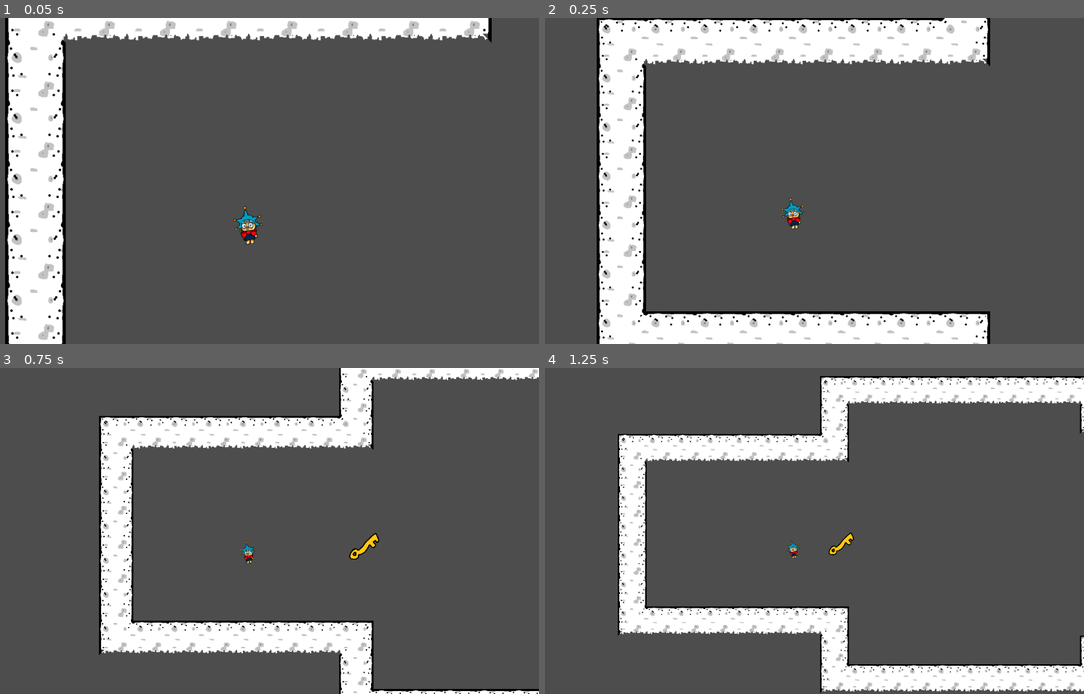
Above: before the commit, frames 1-4 (two rows, left to right).
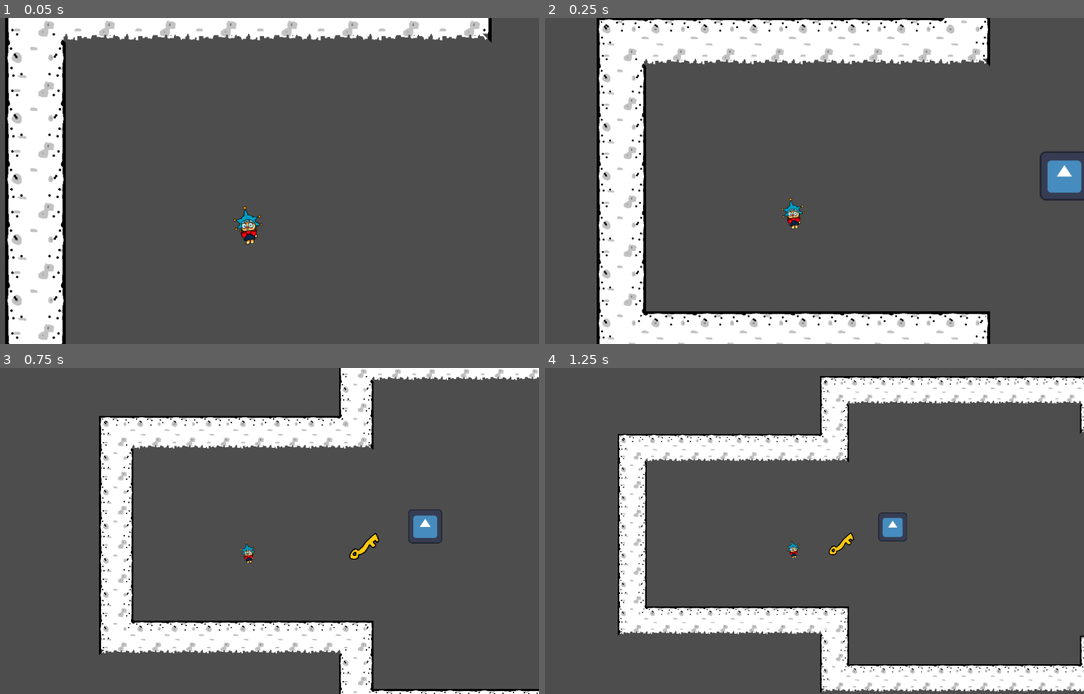
Above: after the commit, the same moments.

Repository: MikalMica/Mascarada-to-wapa
Game: Godot game, scene res://Scenes/Scenarios/test_scene.tscn
Two runs of this game, one before a commit and one after it. Both use one fixed random seed, a clock stepped at 60 frames per second and the inputs below. The project has no main scene, so this scene is started directly. The engine's default icon, where the game draws it, is replaced by a stand-in: a white triangle on a blue panel in a dark square.
Inputs:
- Up to frame 1 (0.05 s): no input
- Up to frame 2 (0.25 s): no input
- Up to frame 3 (0.75 s): hold Right (Right) from 0.53 s (still down); hold E (default_mask) from 0.53 s (still down)
- Up to frame 4 (1.25 s): keep holding Right (Right); keep holding E (default_mask)

Frame 1 is identical in both runs. In frame 2, 0.8% of the frame differs, in the area x 91-100%, y 40-56%; in frame 3, 0.4%; in frame 4, 0.3%.

Commit message:
funciona pero errores

Diff:
--- a/MascaradaToWapa/Scenes/Objects/enemy.tscn
+++ b/MascaradaToWapa/Scenes/Objects/enemy.tscn
@@ -7,9 +7,6 @@
 "points": PackedVector2Array(0, 0, 0, 0, 0, 0, 0, 0, 0, 0, 819, 541, 0, 0, 0, 0, 171, 333, 0, 0, 0, 0, 0, 0)
 }
 point_count = 4
-
-[sub_resource type="RectangleShape2D" id="RectangleShape2D_ggdqk"]
-size = Vector2(132, 129)
 
 [sub_resource type="Animation" id="Animation_0vd5f"]
 length = 0.001
@@ -49,27 +46,26 @@
 &"patrol": SubResource("Animation_w7pa2")
 }
 
+[sub_resource type="RectangleShape2D" id="RectangleShape2D_ggdqk"]
+size = Vector2(132, 129)
+
 [node name="Enemy" type="Path2D" unique_id=1299381547]
 curve = SubResource("Curve2D_dqui2")
 
 [node name="PathFollow2D" type="PathFollow2D" parent="." unique_id=733210764]
 rotates = false
 
-[node name="RigidBody2D" type="RigidBody2D" parent="PathFollow2D" unique_id=371129700]
+[node name="Node2D" type="Node2D" parent="PathFollow2D" unique_id=1865544334]
 
-[node name="CollisionShape2D" type="CollisionShape2D" parent="PathFollow2D/RigidBody2D" unique_id=259400183]
+[node name="Sprite2D" type="Sprite2D" parent="PathFollow2D/Node2D" unique_id=1527395661]
+texture = ExtResource("1_7ifby")
+
+[node name="AnimationPlayer" type="AnimationPlayer" parent="PathFollow2D/Node2D" unique_id=1913990509]
+libraries/ = SubResource("AnimationLibrary_qmp1y")
+
+[node name="Area2D" type="Area2D" parent="PathFollow2D/Node2D" unique_id=724788736]
+collision_layer = 2
+
+[node name="CollisionShape2D" type="CollisionShape2D" parent="PathFollow2D/Node2D/Area2D" unique_id=1827544268]
 position = Vector2(0, -0.5)
 shape = SubResource("RectangleShape2D_ggdqk")
-
-[node name="Sprite2D" type="Sprite2D" parent="PathFollow2D/RigidBody2D" unique_id=1527395661]
-texture = ExtResource("1_7ifby")
-
-[node name="AnimationPlayer" type="AnimationPlayer" parent="PathFollow2D/RigidBody2D" unique_id=1913990509]
-libraries/ = SubResource("AnimationLibrary_qmp1y")
-
-[node name="Area2D" type="Area2D" parent="PathFollow2D/RigidBody2D" unique_id=724788736]
-collision_layer = 2
-
-[node name="CollisionShape2D" type="CollisionShape2D" parent="PathFollow2D/RigidBody2D/Area2D" unique_id=1827544268]
-position = Vector2(0, -0.5)
-shape = SubResource("RectangleShape2D_ggdqk")
--- a/MascaradaToWapa/Scenes/Objects/player_new.tscn
+++ b/MascaradaToWapa/Scenes/Objects/player_new.tscn
@@ -179,6 +179,7 @@
 player_parent_node = NodePath("..")
 
 [node name="CollisionShape2D" type="CollisionShape2D" parent="PlayerHitbox" unique_id=899700171]
+position = Vector2(0, 21)
 shape = SubResource("RectangleShape2D_n3sv7")
 debug_color = Color(0.9321408, 2.6375652e-05, 0.65197235, 0.41960785)
 
--- a/MascaradaToWapa/Scenes/Scenarios/test_scene.tscn
+++ b/MascaradaToWapa/Scenes/Scenarios/test_scene.tscn
@@ -7,6 +7,7 @@
 [ext_resource type="PackedScene" uid="uid://dw2qj3cts27tn" path="res://Scenes/Prefabs/door.tscn" id="5_xoht4"]
 [ext_resource type="Script" uid="uid://cs6iustmvpqay" path="res://Scripts/MaskHandler.gd" id="6_jrgm3"]
 [ext_resource type="PackedScene" uid="uid://dyq8p3l4um33l" path="res://Scenes/Prefabs/camera_2d.tscn" id="7_qosk0"]
+[ext_resource type="PackedScene" uid="uid://xumoqssj3r73" path="res://Scenes/Objects/enemy.tscn" id="8_8753n"]
 
 [node name="test_scene" type="Node2D" unique_id=1938332153 groups=["Level"]]
 
@@ -40,4 +41,7 @@
 zoom = Vector2(0.4, 0.4)
 INIT_ZOOM = Vector2(0.4, 0.4)
 
+[node name="Enemy" parent="." unique_id=1299381547 instance=ExtResource("8_8753n")]
+position = Vector2(706, -98)
+
 [editable path="Llave"]
--- a/MascaradaToWapa/Scripts/checkpoint_handler.gd
+++ b/MascaradaToWapa/Scripts/checkpoint_handler.gd
@@ -2,7 +2,11 @@
 
 @onready var player_scene: PackedScene = preload("res://Scenes/Objects/player_new.tscn")
 
-var last_checkpoint_pos: Vector2
+var last_checkpoint_pos: Vector2 = Vector2.ZERO
 
 func instantiate_player_last_checkpoint():
+	var player:Node2D = player_scene.instantiate()
+	var current_level = get_tree().get_first_node_in_group(&"Level")
+	current_level.add_child(player)
+	player.position = last_checkpoint_pos
 	print("Player instantiated on last checkpint")
